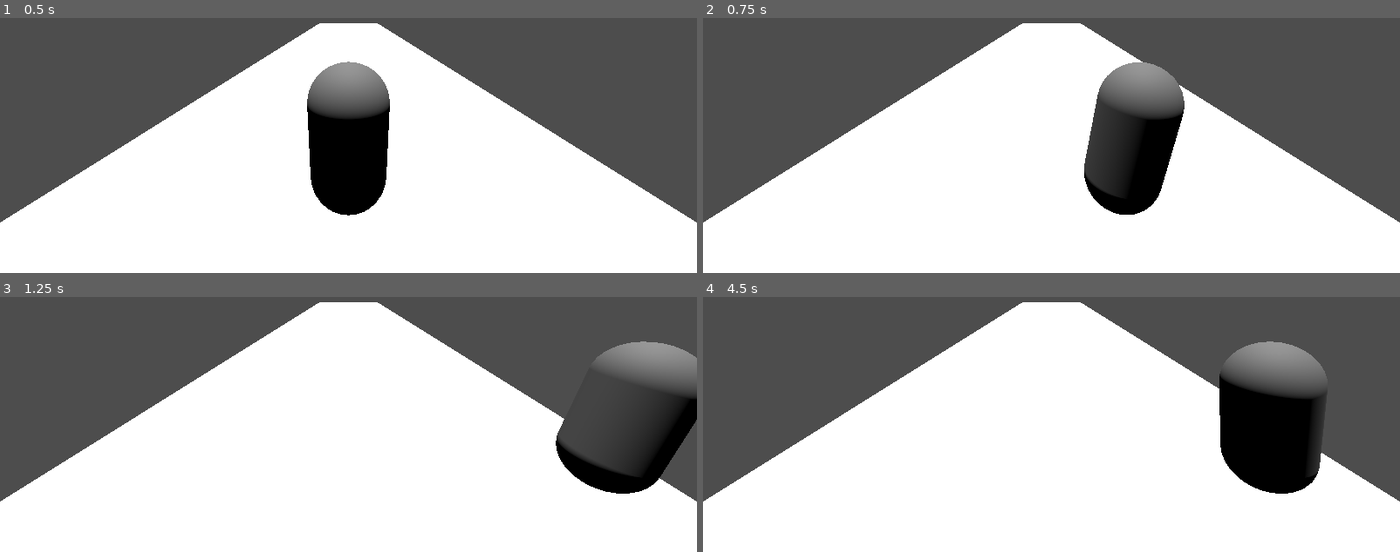
Above: before the commit, frames 1-4 (two rows, left to right).
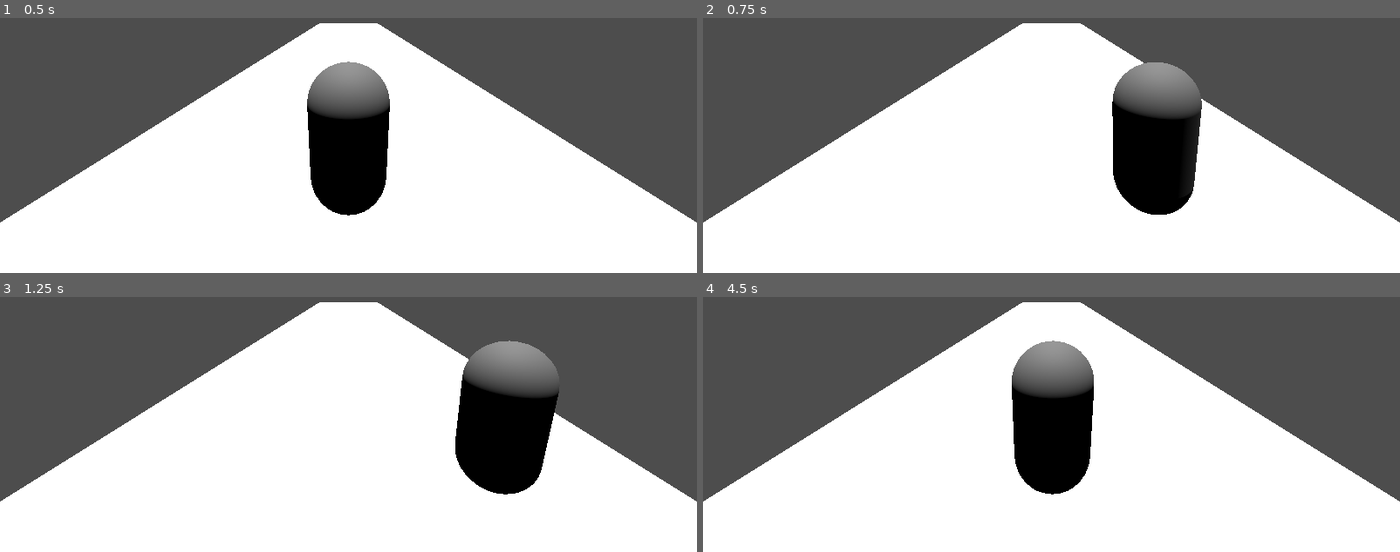
Above: after the commit, the same moments.

Repository: leoag3/projIndaGameLL
Game: Godot game, scene res://scene.tscn
Same seed, same stepped clock (60 frames per second), same inputs: the game is played once before the commit and once after it.
Inputs:
- Up to frame 1 (0.5 s): no input
- Up to frame 2 (0.75 s): tap Enter at 0.5 s; hold Right (ui_right) from 0.53 s (still down)
- Up to frame 3 (1.25 s): keep holding Right (ui_right)
- Up to frame 4 (4.5 s): release Right (ui_right) at 1.28 s; hold Left (ui_left) 1.28-2.03 s; hold Right (ui_right) 2.03-3.53 s; hold Left (ui_left) from 3.53 s (still down)

Frame 1 is identical in both runs. In frame 2, 4.8% of the frame differs, in the area x 54-72%, y 17-78%; in frame 3, 13%; in frame 4, 13%, in the area x 44-90%, y 17-78%.

Commit message:
implement discrete movement (code by ChatGPT)

Diff:
--- a/playerController.gd
+++ b/playerController.gd
@@ -1,24 +1,28 @@
 extends CharacterBody3D
 
-var speed = 5.0
+var lane_offset := 2.0  # Distance between lanes
+var lane_index := 0  # Current lane (-1 = left, 0 = center, 1 = right)
+var target_x := 0.0  # Target x-position based on lane
+var move_speed := 5.0  # Movement speed between lanes
+
+func _ready():
+	# Set initial target position
+	target_x = global_position.x
+
+func _unhandled_input(event):
+	if event.is_action_pressed("ui_left") and lane_index > -1:
+		lane_index -= 1
+		target_x = lane_index * lane_offset
+	elif event.is_action_pressed("ui_right") and lane_index < 1:
+		lane_index += 1
+		target_x = lane_index * lane_offset
 
 func _physics_process(delta):
-	# Get input direction
-	var input_dir = Input.get_axis("ui_left", "ui_right")
+	# Smoothly move towards the target x-position
+	var current_pos = global_position
+	var new_x = lerp(current_pos.x, target_x, delta * move_speed)
+	global_position.x = new_x
 
-	# Calculate velocity (only for x-axis movement)
-	var direction = Vector3(input_dir, 0, 0)
-	velocity.x = direction.x * speed
-
-	# Keep vertical velocity (for future gravity implementation if needed)
-	velocity.y = 0  # No vertical movement
-	velocity.z = 0  # No forward/backward movement
-
-	# Move the character
-	move_and_slide()
-
-	# Optional: Add a small visual rotation when moving
-	if input_dir != 0:
-		rotation.z = lerp(rotation.z, -input_dir * 0.2, delta * 5)
-	else:
-		rotation.z = lerp(rotation.z, 0.0, delta * 5)
+	# Optional: Add a slight tilt when moving
+	var tilt = clamp((target_x - global_position.x) * 0.1, -0.2, 0.2)
+	rotation.z = lerp(rotation.z, tilt, delta * 5)
